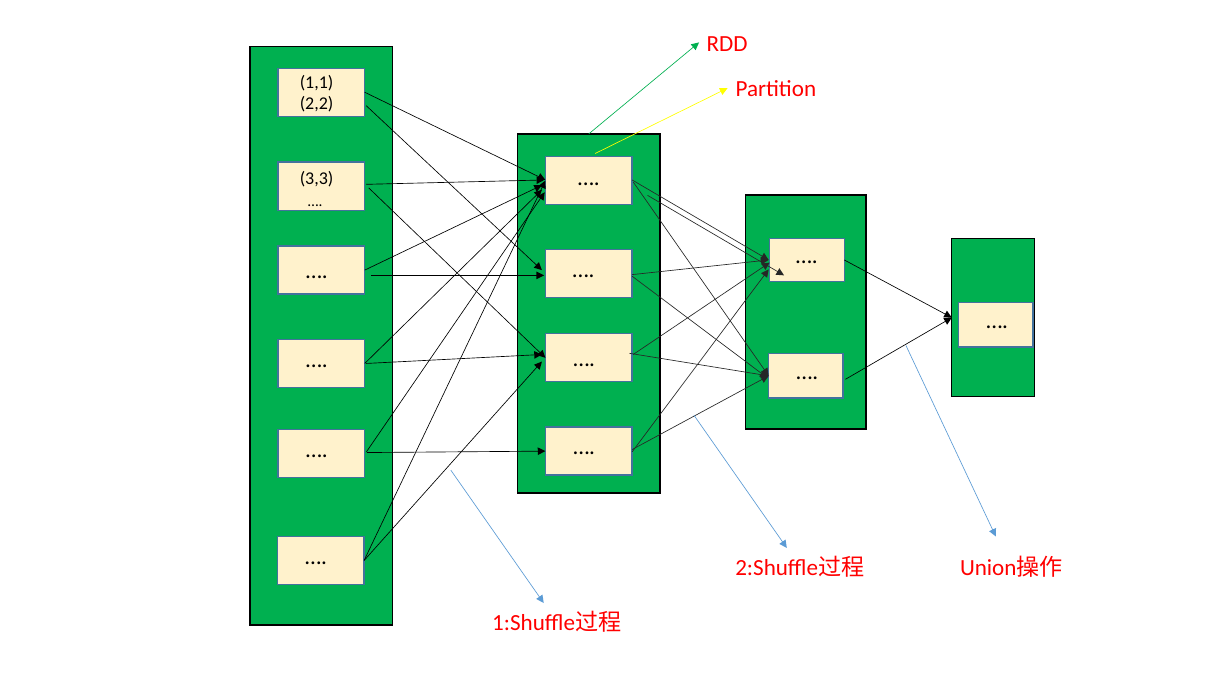
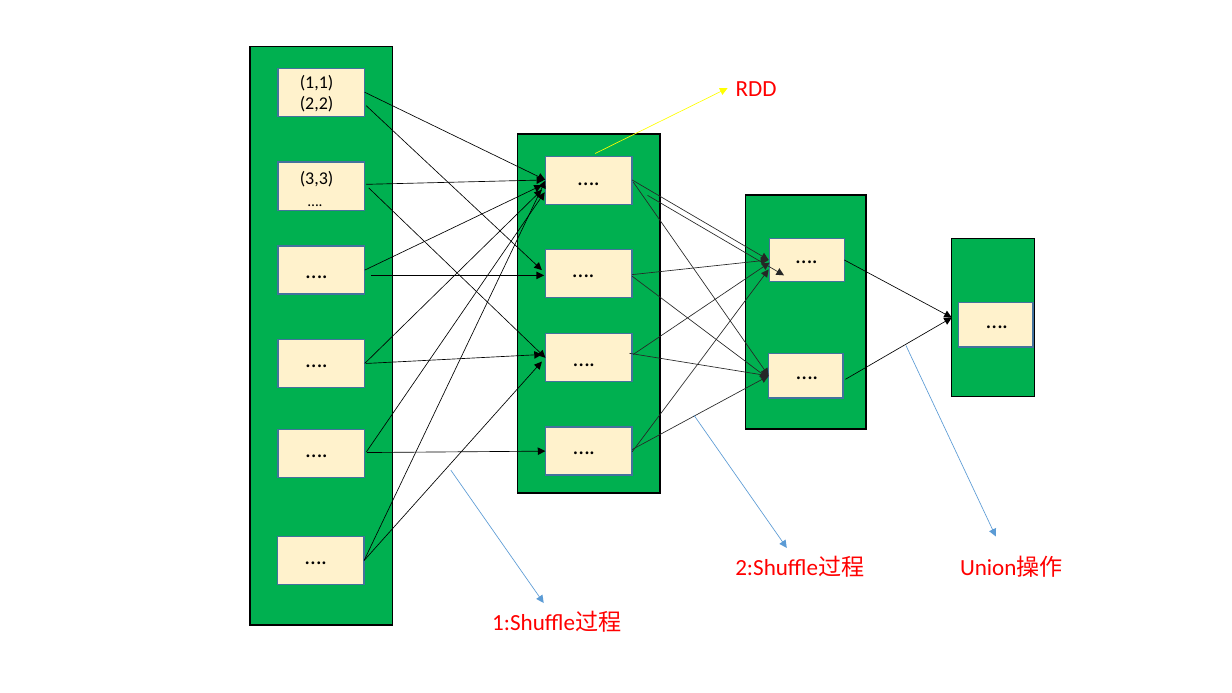
Before and after one commit to Dax1n/Spark2.1.0, a slide deck: slide 27 of Spark阅读源码的笔记.pptx. Drawn at 1232x693 pixels with LibreOffice and Linux fonts; fonts in the diff are those of the drawing. Boxes give left, top, right and bottom in pixels: in the first picture for what was removed or moved away, otherwise in the second. Text is boxed around its words. In the diff, an @@ line names an element or a change of style, - is before the commit and + after.

```diff
--- a/Spark阅读源码的笔记.pptx
+++ b/Spark阅读源码的笔记.pptx
@@ arrow removed from (589, 134) to (700, 43) @@
@@ text "RDD": place and size @@
-text "RDD" at box(707, 36, 748, 51)
+text "RDD" at box(736, 81, 777, 96)
@@ text removed at box(736, 80, 817, 96) @@
-Partition
```
Also in this commit, not shown: 1 other slide changed, 2 slides added, 2 slides removed, 4 other files.
